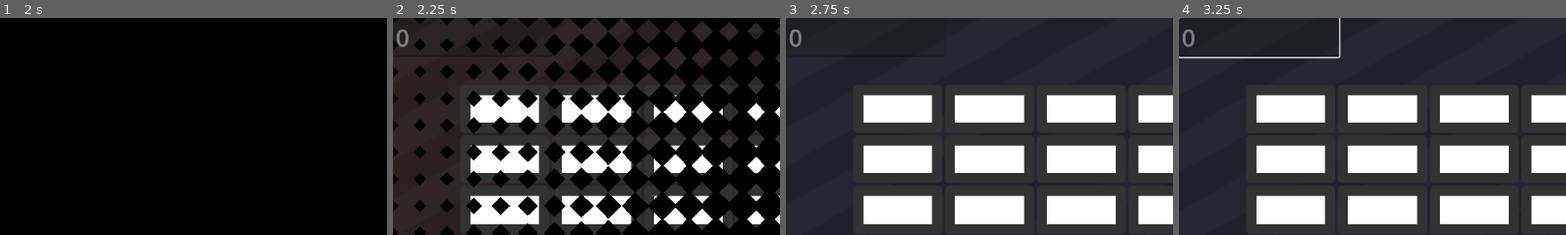
Above: before the commit, frames 1-4 (left to right).
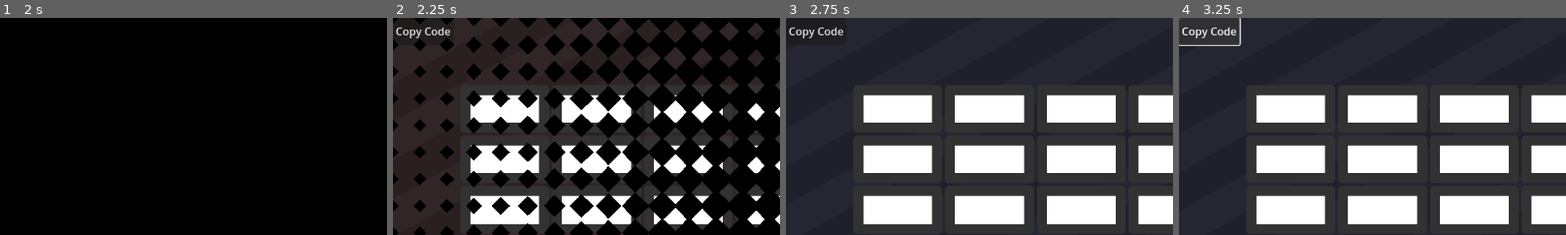
Above: after the commit, the same moments.

Repository: Shuflduf/Connect-Four
Game: Godot game, scene res://scenes/main_menu.tscn
The game is run twice, just before and just after one commit, with the same random seed, the same clock (stepped at 60 frames per second) and the same inputs.
Inputs (mouse positions are % of the whole screen's width and height, from its top left):
- Up to frame 1 (2 s): click (59, 56) at 0.52 s; type "12" at 0.6 s; click "Host" at 1.25 s
- Up to frame 2 (2.25 s): move the mouse to (72, 45) at 2.02 s; click (72, 45) at 2.17 s
- Up to frame 3 (2.75 s): no input
- Up to frame 4 (3.25 s): click (4, 3) at 2.75 s, where only the run after the commit has a clickable "Copy Code"
The pictures show only the part of the screen within x 0-50%, y 0-50%; the shares and areas given below are measured in that part.

Frame 1 is identical in both runs. In frame 2, 0.4% of the frame differs, in the area x 0-15%, y 4-14%; in frame 3, 0.4%; in frame 4, 1.1%, in the area x 0-42%, y 0-19%.

Commit message:
saving code to clipboard

Diff:
--- a/scenes/board.tscn
+++ b/scenes/board.tscn
@@ -399,11 +399,14 @@
 mouse_filter = 2
 script = ExtResource("4_crp1l")
 
-[node name="ConnectionLabel" type="LineEdit" parent="."]
+[node name="LobbyInfo" type="HBoxContainer" parent="."]
 layout_mode = 0
-offset_right = 238.0
-offset_bottom = 58.0
-theme_override_font_sizes/font_size = 36
-text = "CONNECTION"
-editable = false
-expand_to_text_length = true
+offset_right = 40.0
+offset_bottom = 40.0
+
+[node name="CopyCode" type="Button" parent="LobbyInfo"]
+layout_mode = 2
+text = "Copy Code"
+
+[node name="LobbyCode" type="Label" parent="LobbyInfo"]
+layout_mode = 2
--- a/scripts/board.gd
+++ b/scripts/board.gd
@@ -38,14 +38,26 @@
 		upnp.add_port_mapping(server_port, server_port, ProjectSettings.get_setting("application/config/name"), "TCP")
 		emit_signal("upnp_completed", OK)
 		Global.ip = upnp.query_external_address()
-		set_code_label()
+		call_deferred("set_code_label")
 
 func set_code_label():
 	var code = ""
 	for i in Global.ip.split("."):
 		code += char(int(i))
+	print(code)
+	$LobbyInfo/CopyCode.pressed.connect(func():
+		DisplayServer.clipboard_set(code))
 
-	print(code)
+
+func decode(code: String) -> String:
+	var decoded = ""
+	for i: String in code:
+		decoded += str(i.unicode_at(0))
+		decoded += "."
+
+
+	print(decoded)
+	return decoded
 
 func _ready() -> void:
 
@@ -63,7 +75,7 @@
 			peer.create_server(Global.port)
 
 	multiplayer.multiplayer_peer = peer
-	$ConnectionLabel.text = str(Global.connection_type)
+	#$ConnectionLabel.text = str(Global.connection_type)
 	connect_children()
 
 func connect_children():
